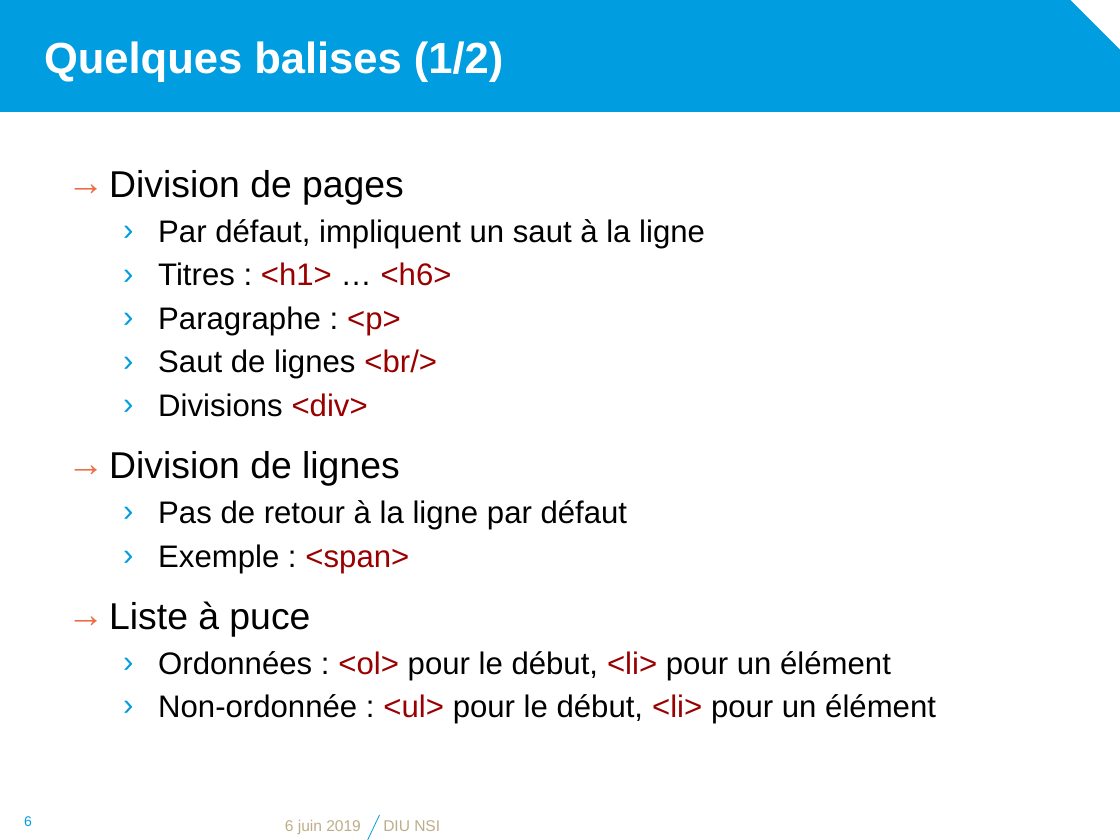
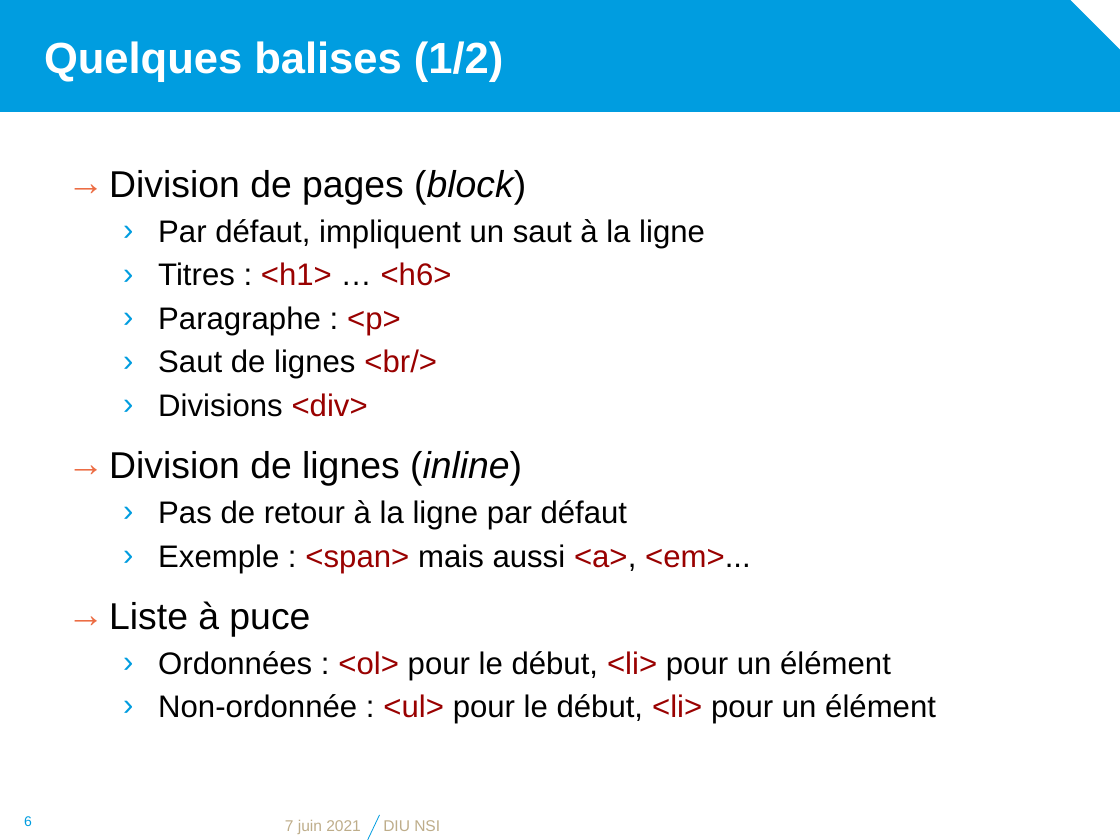
Before and after one commit to diu-uf-bordeaux/bloc1, a slide deck: slide 6 of web/2-HTML/html.pptx. Drawn at 1120x840 pixels with LibreOffice and Linux fonts; fonts in the diff are those of the drawing; background and template pictures are left out. Boxes give left, top, right and bottom in pixels: in the first picture for what was removed or moved away, otherwise in the second. Text is boxed around its words. In the diff, an @@ line names an element or a change of style, - is before the commit and + after.

```diff
--- a/web/2-HTML/html.pptx
+++ b/web/2-HTML/html.pptx
@@ text at (x1=109, y1=170, x2=526, y2=205): text changed @@
-→ Division de pages
+→ Division de pages (block)
@@ text at (x1=109, y1=451, x2=522, y2=486): text changed @@
-→ Division de lignes
+→ Division de lignes (inline)
@@ text at (x1=158, y1=544, x2=751, y2=573): text changed @@
-  › Exemple : <span>
+  › Exemple : <span> mais aussi <a>, <em>...
@@ text at (x1=285, y1=820, x2=361, y2=834): text changed @@
-6 juin 2019
+7 juin 2021
```
Also in this commit, not shown: 8 other slides changed, 12 other files.
